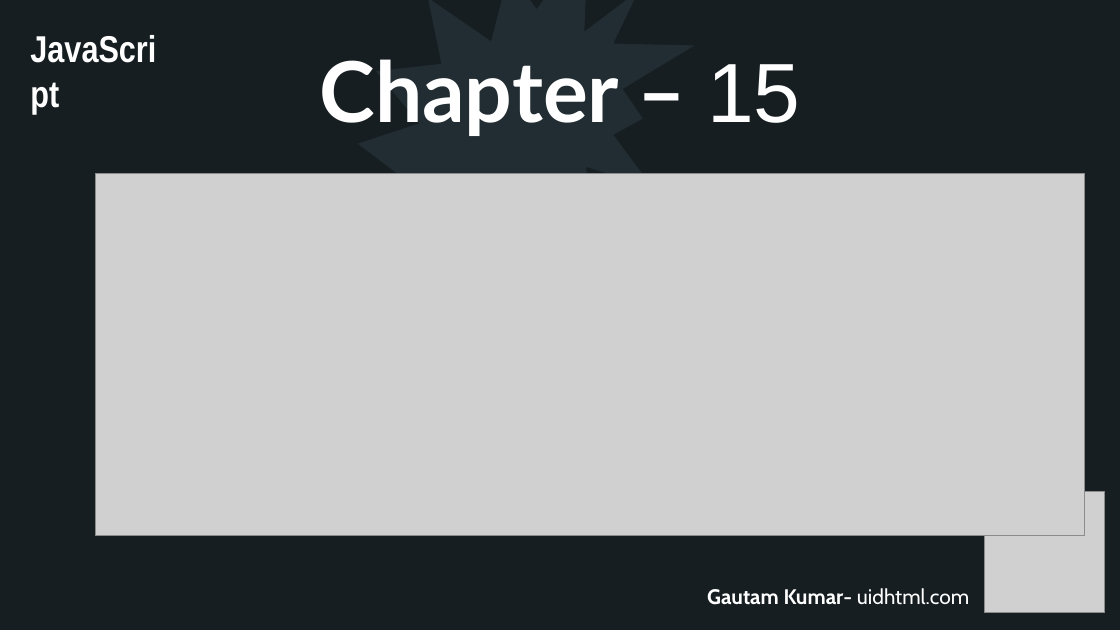
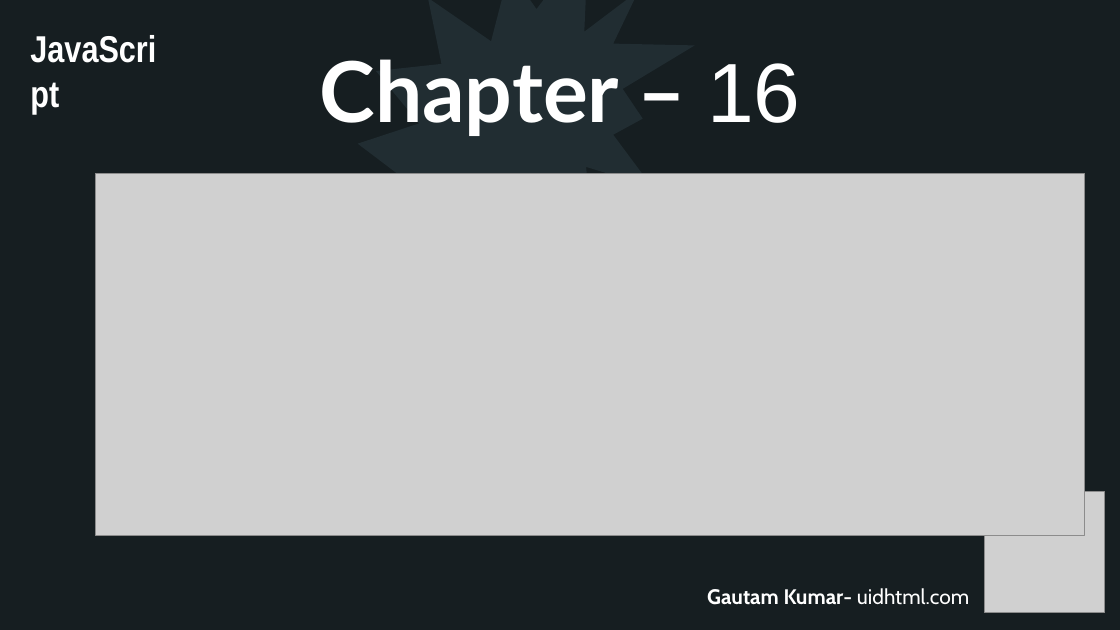
Before and after one commit to uidhtml/javascript-tutorials, a slide deck: slide 47 of Javascript Tutorials.pptx (slide 46 before the commit). Drawn at 1120x630 pixels with LibreOffice and Linux fonts; fonts in the diff are those of the drawing; grey boxes stand for pictures. Boxes give left, top, right and bottom in pixels: in the first picture for what was removed or moved away, otherwise in the second. Text is boxed around its words. In the diff, an @@ line names an element or a change of style, - is before the commit and + after.

Commit message:
Added chapter 15

```diff
--- a/Javascript Tutorials.pptx
+++ b/Javascript Tutorials.pptx
@@ title at box(319, 59, 800, 136): text changed @@
-Chapter – 15
+Chapter – 16
```
Also in this commit, not shown: 2 other slides changed, 10 slides added, 6 other files.
